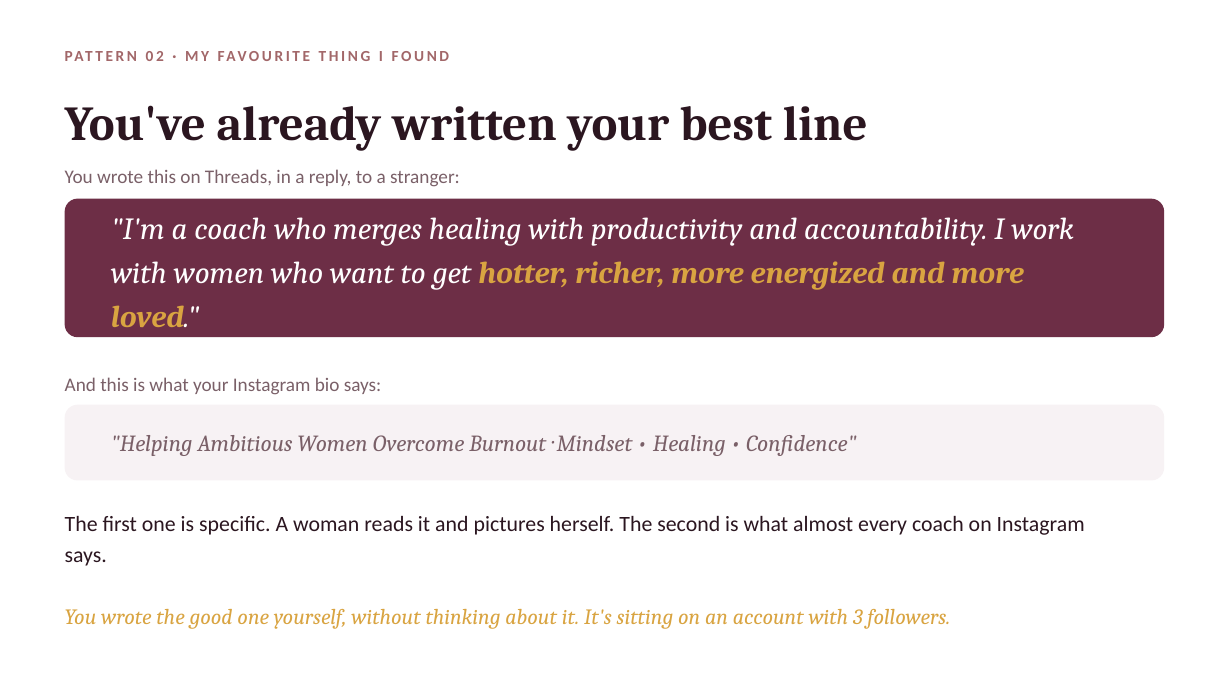
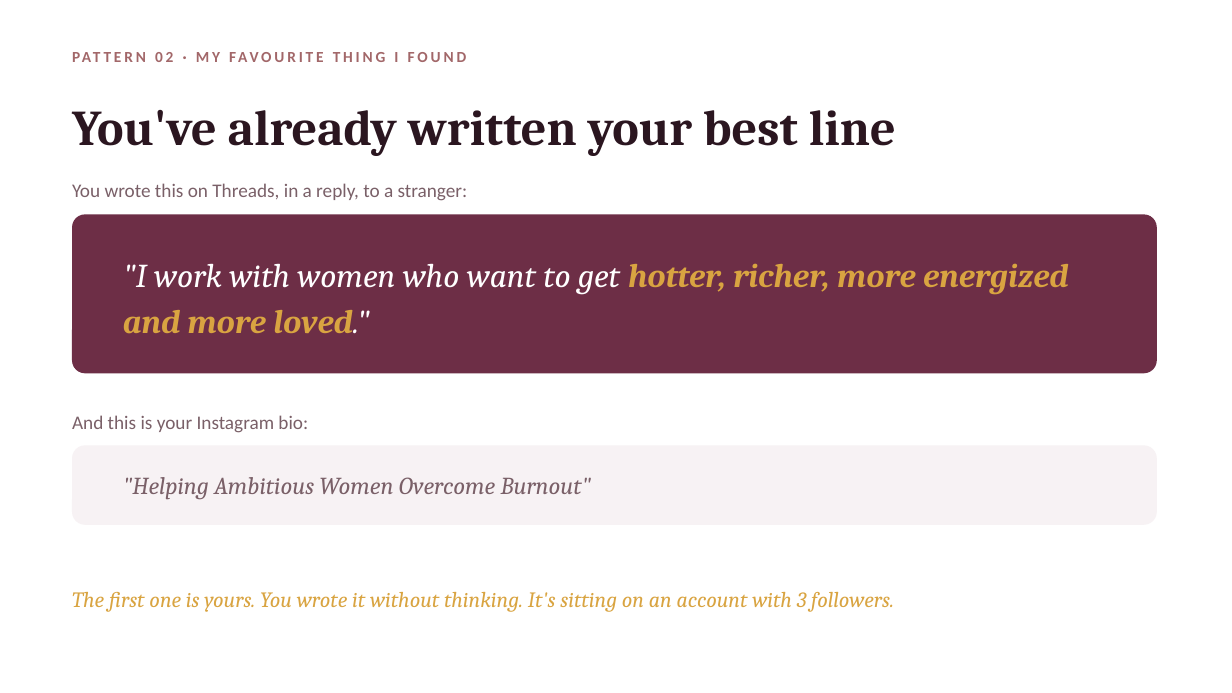
Before and after one commit to productionxin/Assets, a slide deck: slide 6 of clients/juhi-agarwal-nexther/neXtHer-What-I-Found.pptx. Drawn at 1232x693 pixels with LibreOffice and Linux fonts; fonts in the diff are those of the drawing. Boxes give left, top, right and bottom in pixels: in the first picture for what was removed or moved away, otherwise in the second. Text is boxed around its words. In the diff, an @@ line names an element or a change of style, - is before the commit and + after.

```diff
--- a/clients/juhi-agarwal-nexther/neXtHer-What-I-Found.pptx
+++ b/clients/juhi-agarwal-nexther/neXtHer-What-I-Found.pptx
@@ text "PATTERN 02 · MY FAVOURITE ...": place and size @@
-text "PATTERN 02 · MY FAVOURITE ..." at [286, 51, 290, 61]
+text "PATTERN 02 · MY FAVOURITE ..." at [299, 52, 303, 62]
@@ text "PATTERN 02 · MY FAVOURITE ..." at [299, 52, 303, 62]: letter spacing 2 to 2.2 pt @@
@@ text "You've already written your best ...": place and size @@
-text "You've already written your best ..." at [65, 105, 868, 150]
+text "You've already written your best ..." at [72, 110, 896, 155]
@@ text "You've already written your best ..." at [72, 110, 896, 155]: size 38 to 39 pt; line spacing 44pt to 45pt @@
@@ text "You wrote this on Threads, ...": place and size @@
-text "You wrote this on Threads, ..." at [65, 169, 460, 187]
+text "You wrote this on Threads, ..." at [72, 183, 468, 201]
@@ rounded rectangle: place and size @@
-rounded rectangle at [65, 199, 1165, 337]
+rounded rectangle at [72, 214, 1157, 373]
@@ rounded rectangle at [72, 214, 1157, 373]: proportions changed @@
@@ text at [123, 263, 1068, 333]: text changed; size 24 to 26 pt; text colour #FFFFFF to #D9A441; bold on @@
-"I'm a coach who merges healing with productivity and accountability. I work with women who want to get hotter, richer, more energized and more loved."
+"I work with women who want to get hotter, richer, more energized and more loved."
@@ text at [72, 415, 308, 433]: text changed @@
-And this is what your Instagram bio says:
+And this is your Instagram bio:
@@ rounded rectangle at [72, 445, 1157, 525]: proportions changed @@
@@ rounded rectangle: place and size @@
-rounded rectangle at [65, 405, 1165, 481]
+rounded rectangle at [72, 445, 1157, 525]
@@ text at [123, 477, 591, 500]: text changed; size 18 to 19 pt @@
-"Helping Ambitious Women Overcome Burnout · Mindset • Healing • Confidence"
+"Helping Ambitious Women Overcome Burnout"
@@ text removed at [65, 516, 1085, 566] @@
-The first one is specific. A woman reads it and pictures herself. The second is what almost every coach on Instagram says.
@@ text at [72, 592, 894, 612]: text changed @@
-You wrote the good one yourself, without thinking about it. It's sitting on an account with 3 followers.
+The first one is yours. You wrote it without thinking. It's sitting on an account with 3 followers.
```
Also in this commit, not shown: 17 other slides changed, 3 slides added, 2 slides removed, 11 other files.
